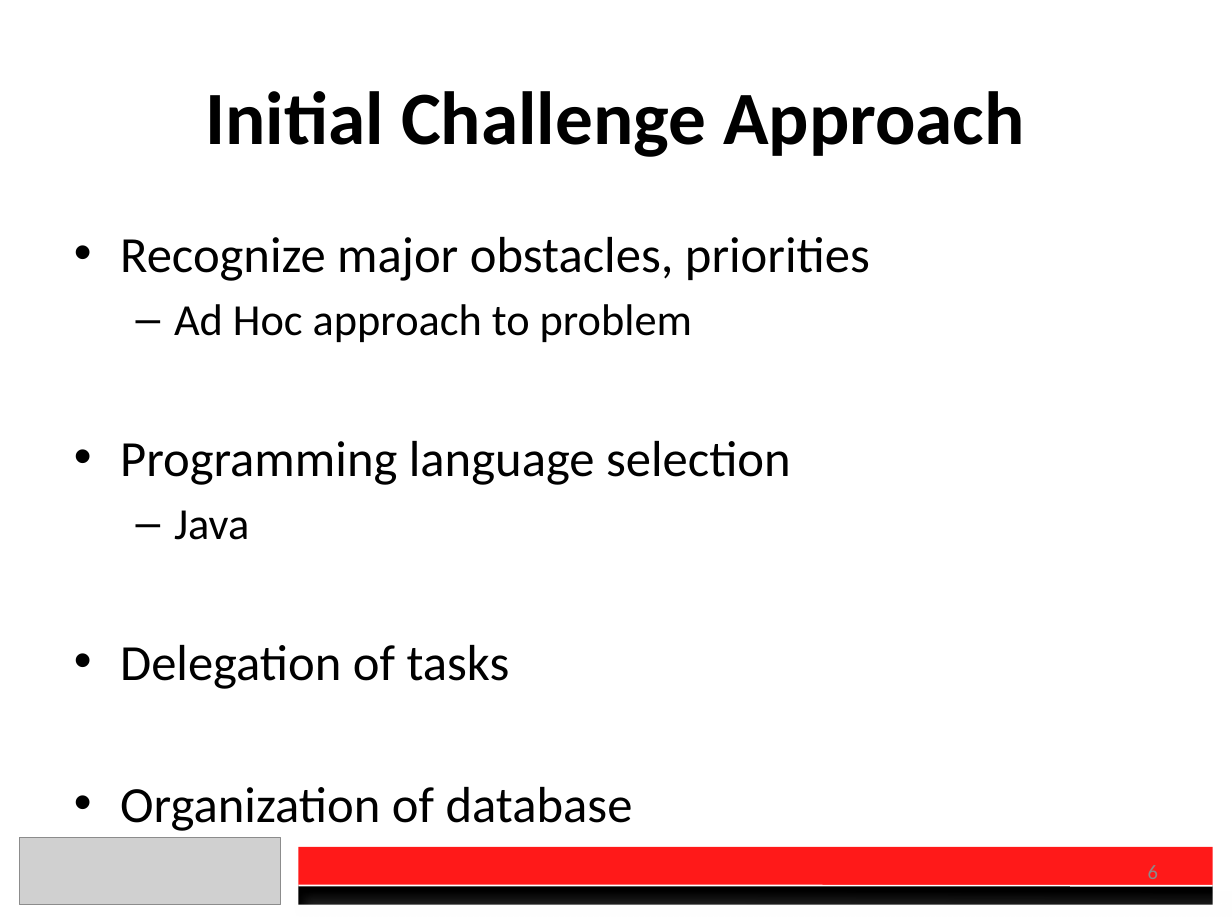
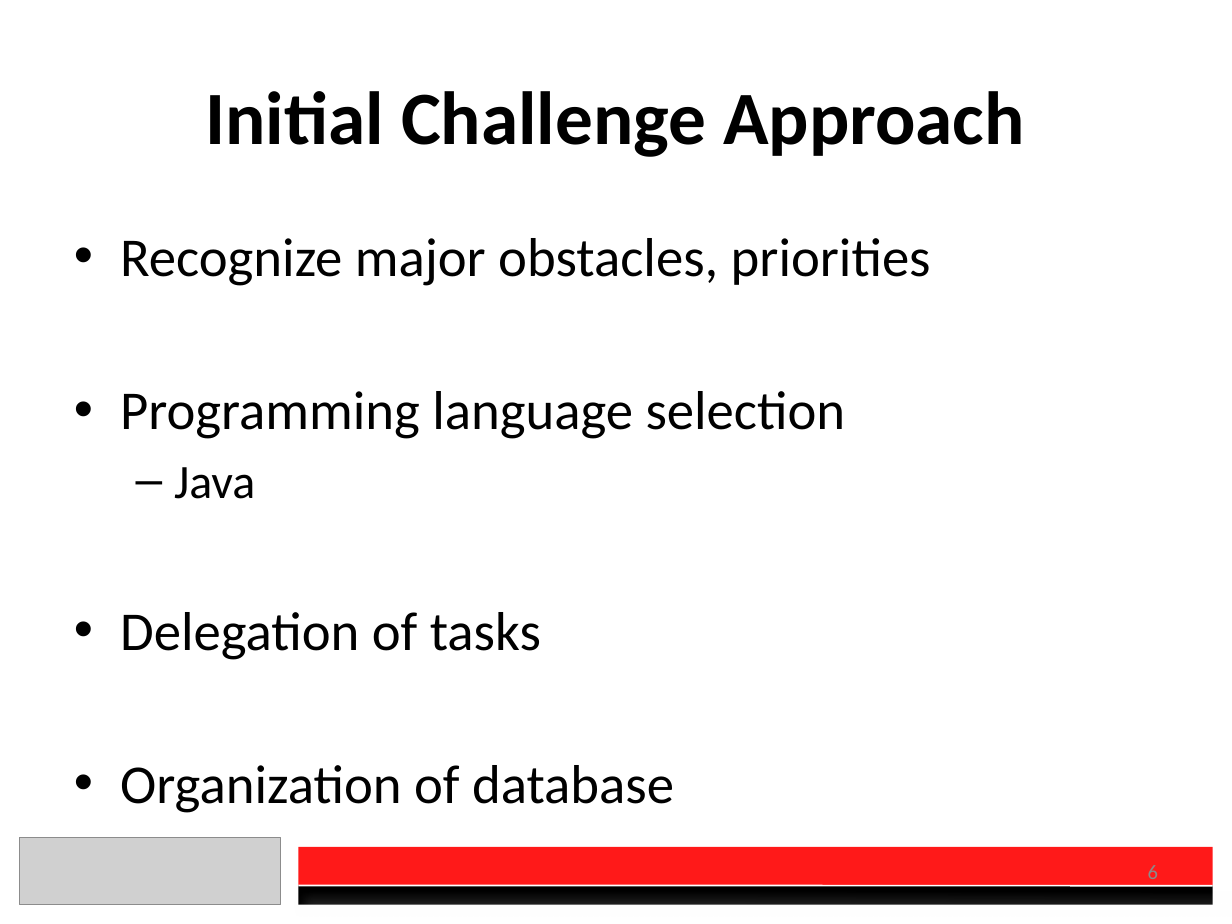
Before and after one commit to charberg/CEC2016, a slide deck: slide 6 of Presentation.pptx. Drawn at 1232x924 pixels with LibreOffice and Linux fonts; fonts in the diff are those of the drawing; grey boxes stand for pictures. Boxes give left, top, right and bottom in pixels: in the first picture for what was removed or moved away, otherwise in the second. Text is boxed around its words. In the diff, an @@ line names an element or a change of style, - is before the commit and + after.

```diff
--- a/Presentation.pptx
+++ b/Presentation.pptx
@@ text "Recognize major obstacles, priorities" at (120, 238, 931, 813): size 29.6 to 32 pt; size 25.9 to 28 pt in "Java" @@
@@ text at (174, 304, 692, 342): paragraph removed @@
-  – Ad Hoc approach to problem
```
Also in this commit, not shown: 1 other slide changed.
